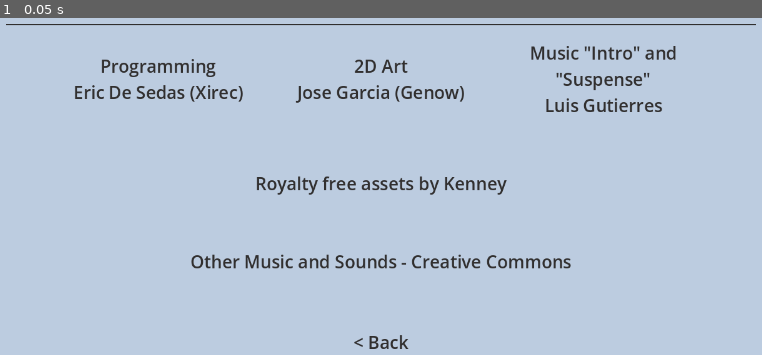
Above: before the commit, frame 1.
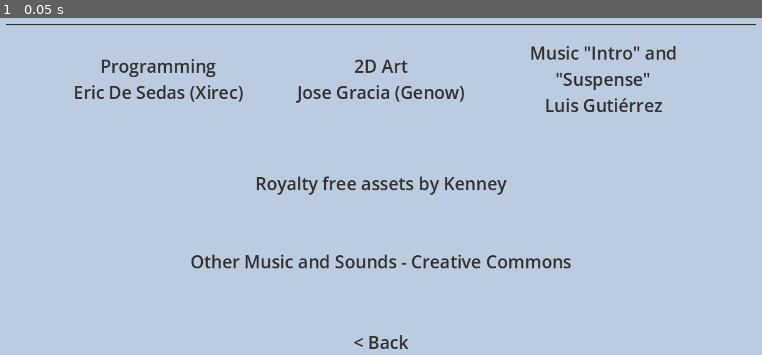
Above: after the commit, the same moment.

Repository: ericdsw/GameJam2026
Game: Godot game, scene res://Screens/CreditsScreen/CreditsScreen.tscn
Two runs of this game, one before a commit and one after it. Both use one fixed random seed, a clock stepped at 60 frames per second and the inputs below. This scene is started directly instead of the project's main scene.
Inputs:
- Up to frame 1 (0.05 s): no input

The runs differ from the first frame. In frame 1, less than 0.1% of the frame differs, in the area x 45-87%, y 21-28%.

Commit message:
Adjusted some asset names

Diff:
--- a/Game.tscn
+++ b/Game.tscn
@@ -3,7 +3,6 @@
 [ext_resource type="Script" uid="uid://cyb1l0j454j5h" path="res://Game.gd" id="1_wbfu4"]
 [ext_resource type="PackedScene" uid="uid://byswwnp8lyn1k" path="res://Screens/MainScreen/MainScreen.tscn" id="2_sb48q"]
 [ext_resource type="PackedScene" uid="uid://mi8l2fus25w0" path="res://UserInterface/TransitionCover/TransitionCover.tscn" id="3_u44n3"]
-[ext_resource type="AudioStream" uid="uid://buttmbep0mu17" path="res://Resources/Sounds/Music/Ambient.wav" id="4_sb48q"]
 
 [node name="Game" type="Node" unique_id=1179616670 node_paths=PackedStringArray("audio_stream_player")]
 script = ExtResource("1_wbfu4")
@@ -15,4 +14,3 @@
 position = Vector2(640, 360)
 
 [node name="AudioStreamPlayer" type="AudioStreamPlayer" parent="." unique_id=313061378]
-stream = ExtResource("4_sb48q")
--- a/Screens/CreditsScreen/CreditsScreen.tscn
+++ b/Screens/CreditsScreen/CreditsScreen.tscn
@@ -65,7 +65,7 @@
 theme_override_colors/font_color = Color(0.19215687, 0.18431373, 0.18431373, 1)
 theme_override_font_sizes/font_size = 28
 text = "2D Art
-Jose Garcia (Genow)"
+Jose Gracia (Genow)"
 horizontal_alignment = 1
 autowrap_mode = 3
 
@@ -76,7 +76,7 @@
 theme_override_colors/font_color = Color(0.19215687, 0.18431373, 0.18431373, 1)
 theme_override_font_sizes/font_size = 28
 text = "Music \"Intro\" and \"Suspense\"
-Luis Gutierres"
+Luis Gutiérrez"
 horizontal_alignment = 1
 autowrap_mode = 3
 
--- a/Screens/FaceScreen/FaceScreen.gd
+++ b/Screens/FaceScreen/FaceScreen.gd
@@ -35,7 +35,7 @@
 @export var in_bounds_target_preview_pos: Marker2D
 @export var screen_center_pos: Control
 @export var face_randomizer: FaceRandomizer
-@export var jank_indicator: JankIndicator
+@export var yank_indicator: YankIndicator
 @export var health: Health
 @export var target_preview: TargetPreview
 @export var canvas_modulate: CanvasModulate
@@ -75,9 +75,9 @@
 	_faces_to_show = face_randomizer.generate_random_face_set(randi_range(min_face_amount, max_face_amount))
 	_target_face = _faces_to_show[_faces_to_show.size() - 1]
 
-	jank_indicator.modulate.a = 0.0
-	jank_indicator.success.connect(_on_jank_indicator_success)
-	jank_indicator.fail.connect(_on_jank_indicator_failed)
+	yank_indicator.modulate.a = 0.0
+	yank_indicator.success.connect(_on_jank_indicator_success)
+	yank_indicator.fail.connect(_on_jank_indicator_failed)
 
 	face.global_position = face_out_position.global_position
 	face.mask_visible = false
@@ -149,11 +149,11 @@
 
 	_current_state = States.Janking
 
-	var _jank_ind_tween := create_tween()
-	_jank_ind_tween.tween_property(jank_indicator, "modulate:a", 1.0, 0.3)
-	await _jank_ind_tween.finished
-
-	jank_indicator.start_detecting_click()
+	var _ind_tween := create_tween()
+	_ind_tween.tween_property(yank_indicator, "modulate:a", 1.0, 0.3)
+	await _ind_tween.finished
+
+	yank_indicator.start_detecting_click()
 
 
 func _slide_face_in() -> void:
@@ -265,8 +265,8 @@
 	else:
 		face.yank_mask_off()
 		await create_tween().tween_interval(0.7).finished
-		var _jank_ind_tween := create_tween()
-		_jank_ind_tween.tween_property(jank_indicator, "modulate:a", 0.0, 0.3)
+		var _ind_tween := create_tween()
+		_ind_tween.tween_property(yank_indicator, "modulate:a", 0.0, 0.3)
 		_slide_face_out_after_round()
 
 
@@ -276,8 +276,8 @@
 
 	if _current_health > 0:
 		await create_tween().tween_interval(0.7).finished
-		var _jank_ind_tween := create_tween()
-		_jank_ind_tween.tween_property(jank_indicator, "modulate:a", 0.0, 0.3)
+		var _ind_tween := create_tween()
+		_ind_tween.tween_property(yank_indicator, "modulate:a", 0.0, 0.3)
 		_start_jank_state()
 	else:
 		_go_to_game_over()
--- a/Screens/FaceScreen/FaceScreen.tscn
+++ b/Screens/FaceScreen/FaceScreen.tscn
@@ -11,7 +11,7 @@
 [ext_resource type="PackedScene" uid="uid://del4lonx4vh2m" path="res://Objects/Props/CrystalBall/CrystalBall.tscn" id="8_dum88"]
 [ext_resource type="Texture2D" uid="uid://c87isx6ets1hd" path="res://Resources/Images/Elements/mask_basin.png" id="9_eji6o"]
 [ext_resource type="PackedScene" uid="uid://cg8adbrb1abfl" path="res://Utilities/FaceRandomizer/FaceRandomizer.tscn" id="10_dum88"]
-[ext_resource type="PackedScene" uid="uid://bho7k3idhc5g0" path="res://UserInterface/JankIndictor/JankIndicator.tscn" id="12_8a6gc"]
+[ext_resource type="PackedScene" uid="uid://bho7k3idhc5g0" path="res://UserInterface/YankIndictor/YankIndicator.tscn" id="12_8a6gc"]
 [ext_resource type="PackedScene" uid="uid://b30a2vivsyise" path="res://UserInterface/Health/Health.tscn" id="13_m5akd"]
 [ext_resource type="PackedScene" uid="uid://u52lmrb4u102" path="res://Objects/TargetPreview/TargetPreview.tscn" id="14_l6s4y"]
 [ext_resource type="Texture2D" uid="uid://u5omq0qj4mrb" path="res://Resources/Images/UI/Overlays/ominous_overlay.png" id="15_islxt"]
@@ -115,7 +115,7 @@
 &"out": SubResource("Animation_ra05t")
 }
 
-[node name="FaceScreen" type="Control" unique_id=32535975 no …(203 unchanged characters)… screen_center_pos", "face_randomizer", "jank_indicator", "health", "target_previe …(154 unchanged characters)…
+[node name="FaceScreen" type="Control" unique_id=32535975 no …(203 unchanged characters)… screen_center_pos", "face_randomizer", "yank_indicator", "health", "target_previe …(154 unchanged characters)…
 layout_mode = 3
 anchors_preset = 15
 anchor_right = 1.0
@@ -142,7 +142,7 @@
 in_bounds_target_preview_pos = NodePath("InBoundsPreviewPos")
 screen_center_pos = NodePath("CenterContainer/ScreenCenter")
 face_randomizer = NodePath("FaceRandomizer")
-jank_indicator = NodePath("JankIndicator")
+yank_indicator = NodePath("YankIndicator")
 health = NodePath("Health")
 target_preview = NodePath("TargetPreview")
 canvas_modulate = NodePath("CanvasModulate")
@@ -255,7 +255,7 @@
 libraries/ = SubResource("AnimationLibrary_81aqj")
 autoplay = &"default"
 
-[node name="JankIndicator" parent="." unique_id=435323851 instance=ExtResource("12_8a6gc")]
+[node name="YankIndicator" parent="." unique_id=435323851 instance=ExtResource("12_8a6gc")]
 position = Vector2(988, 513)
 
 [node name="Health" parent="." unique_id=957640053 instance=ExtResource("13_m5akd")]
--- a/UserInterface/JankIndictor/StrengthIndicator/StrengthIndicator.tscn
+++ b/UserInterface/YankIndictor/StrengthIndicator/StrengthIndicator.tscn
@@ -1,9 +1,9 @@
 [gd_scene format=3 uid="uid://byjuhiocrobxl"]
 
-[ext_resource type="Script" uid="uid://beh60d7vqt1qf" path="res://UserInterface/JankIndictor/StrengthIndicator/StrengthIndicator.gd" id="1_hoq27"]
-[ext_resource type="Texture2D" uid="uid://ed3gjwerrsml" path="res://Resources/Images/UI/Indicators/StrengthIndicator/progress_blue_small_border.png" id="1_ridyo"]
-[ext_resource type="Texture2D" uid="uid://cwkm4nq4jfa5l" path="res://Resources/Images/UI/Indicators/StrengthIndicator/progress_green_small.png" id="2_hoq27"]
-[ext_resource type="Texture2D" uid="uid://dyagl3pt5aams" path="res://Resources/Images/UI/Indicators/StrengthIndicator/navigation_w.png" id="3_2pfmv"]
+[ext_resource type="Script" uid="uid://beh60d7vqt1qf" path="res://UserInterface/YankIndictor/StrengthIndicator/StrengthIndicator.gd" id="1_hoq27"]
+[ext_resource type="Texture2D" uid="uid://ed3gjwerrsml" path="res://Resources/Images/UI/Indicators/StrengthIndicator/strength_ind_background.png" id="1_ridyo"]
+[ext_resource type="Texture2D" uid="uid://cwkm4nq4jfa5l" path="res://Resources/Images/UI/Indicators/StrengthIndicator/strength_ind_safe_zone.png" id="2_hoq27"]
+[ext_resource type="Texture2D" uid="uid://dyagl3pt5aams" path="res://Resources/Images/UI/Indicators/StrengthIndicator/strength_ind_arrow.png" id="3_2pfmv"]
 
 [sub_resource type="Curve" id="Curve_hoq27"]
 _data = [Vector2(0, 0), 0.0, 1.8399366, 0, 1, Vector2(0.43558282, 0.80144477), 0.885129, 0.885129, 0, 0, Vector2(1, 1), 0.016821368, 0.0, 0, 0]
--- a/UserInterface/JankIndictor/JankIndicator.gd
+++ b/UserInterface/YankIndictor/YankIndicator.gd
@@ -1,4 +1,4 @@
-class_name JankIndicator
+class_name YankIndicator
 extends Node2D
 
 
--- a/UserInterface/JankIndictor/JankIndicator.tscn
+++ b/UserInterface/YankIndictor/YankIndicator.tscn
@@ -1,10 +1,10 @@
 [gd_scene format=3 uid="uid://bho7k3idhc5g0"]
 
-[ext_resource type="Script" uid="uid://d3r2gejqxavt5" path="res://UserInterface/JankIndictor/JankIndicator.gd" id="1_ilq8r"]
-[ext_resource type="Texture2D" uid="uid://b5fy52ct3muie" path="res://Resources/Images/UI/Indicators/JankIndicator/hand_open.png" id="1_pikom"]
-[ext_resource type="Texture2D" uid="uid://qjn23gnt5xc1" path="res://Resources/Images/UI/Indicators/JankIndicator/hand_closed.png" id="1_vbvk4"]
-[ext_resource type="PackedScene" uid="uid://byjuhiocrobxl" path="res://UserInterface/JankIndictor/StrengthIndicator/StrengthIndicator.tscn" id="2_56daf"]
-[ext_resource type="Shader" uid="uid://dalgv6fpusylv" path="res://UserInterface/JankIndictor/JankIndicatorSprite.gdshader" id="3_32c3e"]
+[ext_resource type="Script" uid="uid://d3r2gejqxavt5" path="res://UserInterface/YankIndictor/YankIndicator.gd" id="1_ilq8r"]
+[ext_resource type="Texture2D" uid="uid://b5fy52ct3muie" path="res://Resources/Images/UI/Indicators/YankIndicator/yank_hand_open.png" id="1_pikom"]
+[ext_resource type="Texture2D" uid="uid://qjn23gnt5xc1" path="res://Resources/Images/UI/Indicators/YankIndicator/yank_hand_closed.png" id="1_vbvk4"]
+[ext_resource type="PackedScene" uid="uid://byjuhiocrobxl" path="res://UserInterface/YankIndictor/StrengthIndicator/StrengthIndicator.tscn" id="2_56daf"]
+[ext_resource type="Shader" uid="uid://dalgv6fpusylv" path="res://UserInterface/YankIndictor/YankIndicatorSprite.gdshader" id="3_32c3e"]
 [ext_resource type="AudioStream" uid="uid://bbitn4nkiy4im" path="res://Resources/Sounds/SFX/click_002.ogg" id="6_vmkax"]
 
 [sub_resource type="ShaderMaterial" id="ShaderMaterial_vmkax"]
@@ -190,11 +190,11 @@
 &"off": SubResource("Animation_l7psu")
 }
 
-[node name="JankIndicator" type="Node2D" unique_id=441732250 node_paths=PackedStringArray("click_detector", "animation_player", "scale_animation_player", "strength_indicator", "click_player")]
+[node name="YankIndicator" type="Node2D" unique_id=441732250 node_paths=PackedStringArray("click_detector", "animation_player", "scale_animation_player", "strength_indicator", "click_player")]
 script = ExtResource("1_ilq8r")
 click_detector = NodePath("ClickDetector")
-animation_player = NodePath("JankIndicatorSprite/AnimationPlayer")
-scale_animation_player = NodePath("JankIndicatorSprite/ScaleAnimationPlayer")
+animation_player = NodePath("YankIndicatorSprite/AnimationPlayer")
+scale_animation_player = NodePath("YankIndicatorSprite/ScaleAnimationPlayer")
 strength_indicator = NodePath("StrengthIndicator")
 click_player = NodePath("AudioStreamPlayer")
 
@@ -202,16 +202,16 @@
 position = Vector2(72, 21)
 max_safe_zone = 240.0
 
-[node name="JankIndicatorSprite" type="Sprite2D" parent="." unique_id=435323851]
+[node name="YankIndicatorSprite" type="Sprite2D" parent="." unique_id=435323851]
 material = SubResource("ShaderMaterial_vmkax")
 scale = Vector2(1.5, 1.5)
 texture = ExtResource("1_pikom")
 
-[node name="AnimationPlayer" type="AnimationPlayer" parent="JankIndicatorSprite" unique_id=563778386]
+[node name="AnimationPlayer" type="AnimationPlayer" parent="YankIndicatorSprite" unique_id=563778386]
 libraries/ = SubResource("AnimationLibrary_ilq8r")
 autoplay = &"default"
 
-[node name="ScaleAnimationPlayer" type="AnimationPlayer" parent="JankIndicatorSprite" unique_id=932039396]
+[node name="ScaleAnimationPlayer" type="AnimationPlayer" parent="YankIndicatorSprite" unique_id=932039396]
 libraries/ = SubResource("AnimationLibrary_32c3e")
 autoplay = &"default"
 
--- a/project.godot
+++ b/project.godot
@@ -10,7 +10,7 @@
 
 [application]
 
-config/name="GameJam2026"
+config/name="Masked Intentions"
 run/main_scene="uid://dy5efs386rt2q"
 config/features=PackedStringArray("4.6", "Forward Plus")
 config/icon="res://icon.svg"
@@ -22,6 +22,7 @@
 window/size/resizable=false
 window/dpi/allow_hidpi=false
 window/vsync/vsync_mode=0
+mouse_cursor/custom_image="uid://d0hukaorqd6f3"
 
 [input]
 
Binary file removed: Resources/Images/Face/die_face_mock.png
Not shown, removed: Resources/Images/Face/die_face_mock.png.import
Binary file removed: Resources/Images/Face/normal_face_mock.png
Not shown, removed: Resources/Images/Face/normal_face_mock.png.import
Binary file removed: Resources/Images/UI/Buttons/hexagon_brown_dark.png
Binary file removed: Resources/Images/UI/HealthBar/minimap_icon_jewel_red.png
Not shown, removed: Resources/Images/UI/HealthBar/minimap_icon_jewel_red.png.import
Not shown, removed: Resources/Images/UI/Indicators/JankIndicator/hand_closed.png.import
Not shown, removed: Resources/Images/UI/Indicators/JankIndicator/hand_open.png.import
Not shown, removed: Resources/Images/UI/Indicators/StrengthIndicator/navigation_w.png.import
Not shown, removed: Resources/Images/UI/Indicators/StrengthIndicator/progress_blue_small_border.png.import
Not shown, removed: Resources/Images/UI/Indicators/StrengthIndicator/progress_green_small.png.import
(and 40 more such lines)
